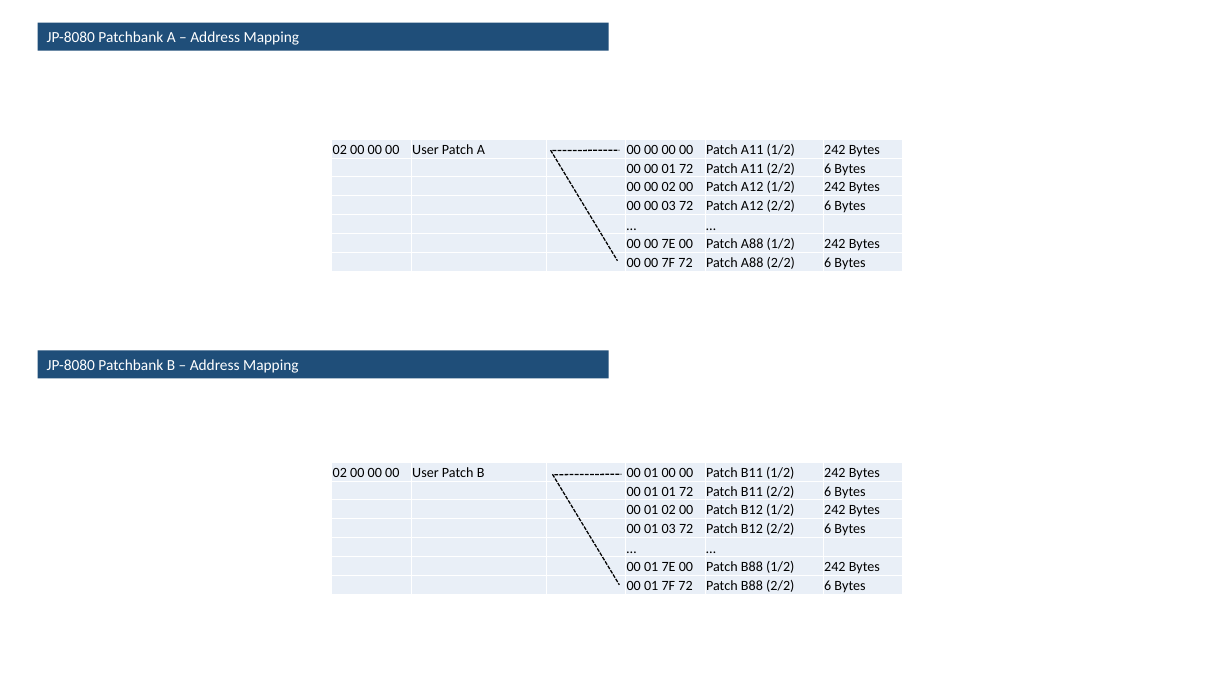
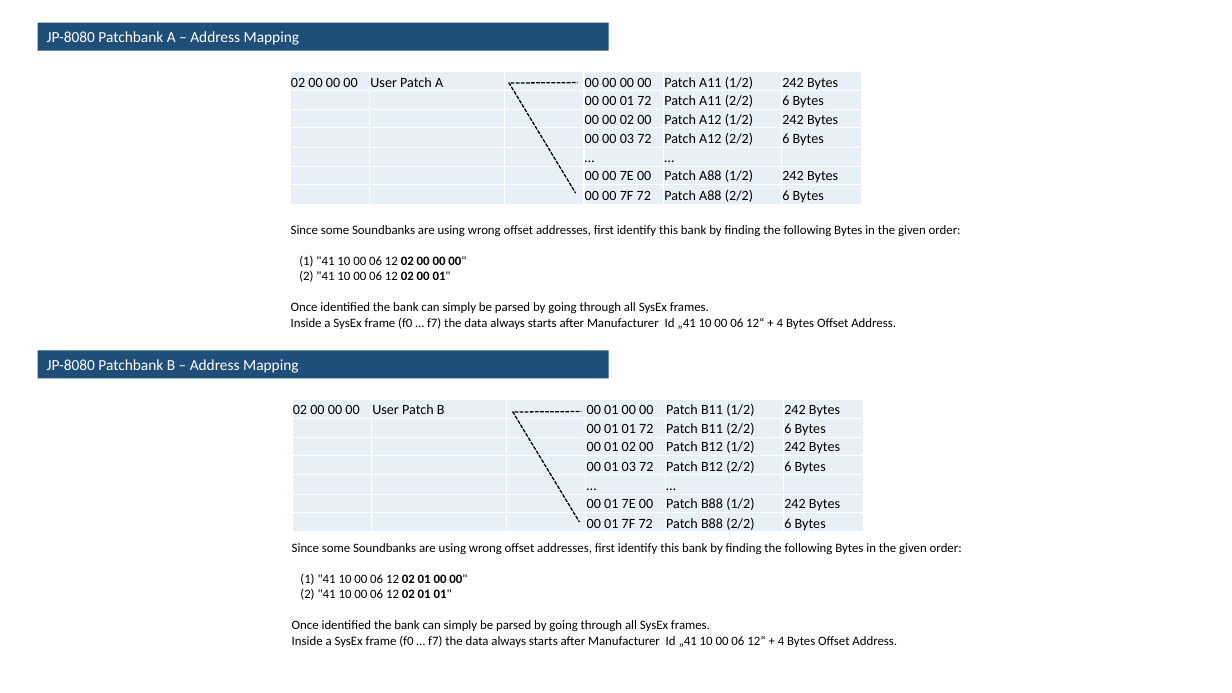
Before and after one commit to DanCrg80/Roland_JP-80X0_Arturia_JUP-8000V_Converter, a slide deck: slide 20 of Documentation/Roland_JP80X0_Soundbanks_MID_SYX.pptx. Drawn at 1232x693 pixels with LibreOffice and Linux fonts; fonts in the diff are those of the drawing. Boxes give left, top, right and bottom in pixels: in the first picture for what was removed or moved away, otherwise in the second. Text is boxed around its words. In the diff, an @@ line names an element or a change of style, - is before the commit and + after.

```diff
--- a/Documentation/Roland_JP80X0_Soundbanks_MID_SYX.pptx
+++ b/Documentation/Roland_JP80X0_Soundbanks_MID_SYX.pptx
@@ 2 lines, 1 table: place and size @@
-2 lines, 1 table at [332,140,903,274]
+2 lines, 1 table at [290,72,861,207]
@@ text added at [291,225,961,329], 10 pt, text #000000 @@
+Since some Soundbanks are using wrong offset addresses, first identify this bank by finding the following Bytes in the given order:
+(1) "41 10 00 06 12 02 00 00 00"
+(2) "41 10 00 06 12 02 00 01"
+Once identified the bank can simply be parsed by going through all SysEx frames.
+Inside a SysEx frame (f0 … f7) the data always starts after Manufacturer Id „41 10 00 06 12“ + 4 Bytes Offset Address.
@@ 2 lines, 1 table: place and size @@
-2 lines, 1 table at [332,462,903,597]
+2 lines, 1 table at [292,399,863,535]
@@ text added at [292,543,962,647], 10 pt, text #000000 @@
+Since some Soundbanks are using wrong offset addresses, first identify this bank by finding the following Bytes in the given order:
+(1) "41 10 00 06 12 02 01 00 00"
+(2) "41 10 00 06 12 02 01 01"
+Once identified the bank can simply be parsed by going through all SysEx frames.
+Inside a SysEx frame (f0 … f7) the data always starts after Manufacturer Id „41 10 00 06 12“ + 4 Bytes Offset Address.
```
Also in this commit, not shown: 3 other slides changed.
